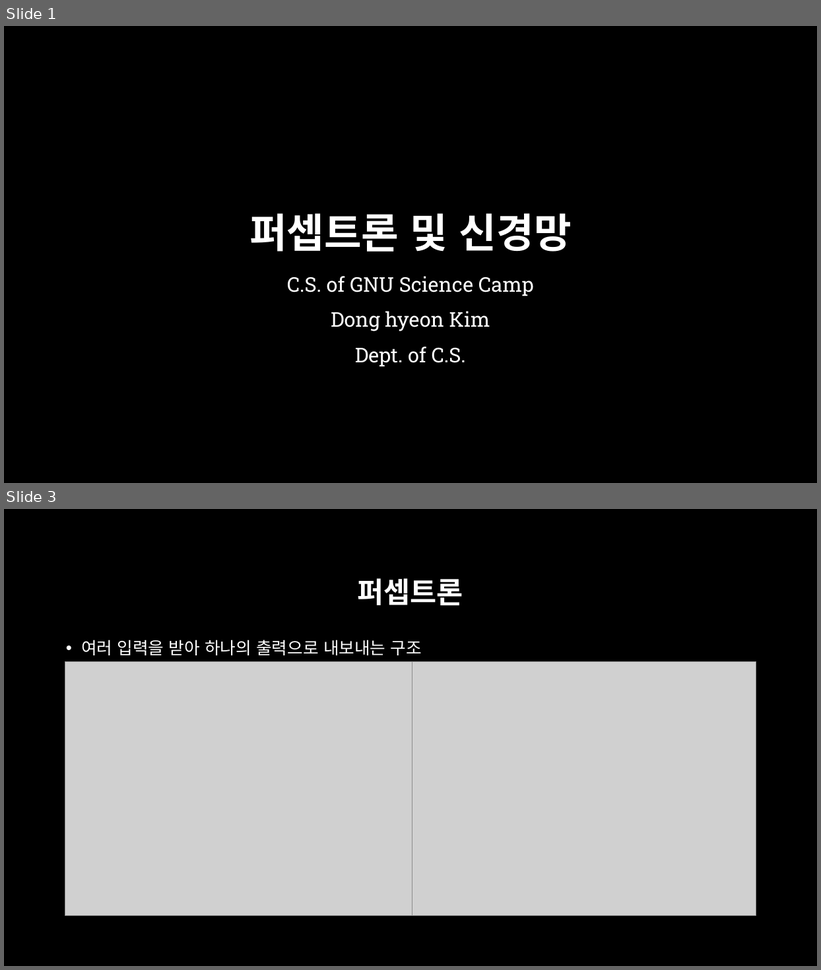
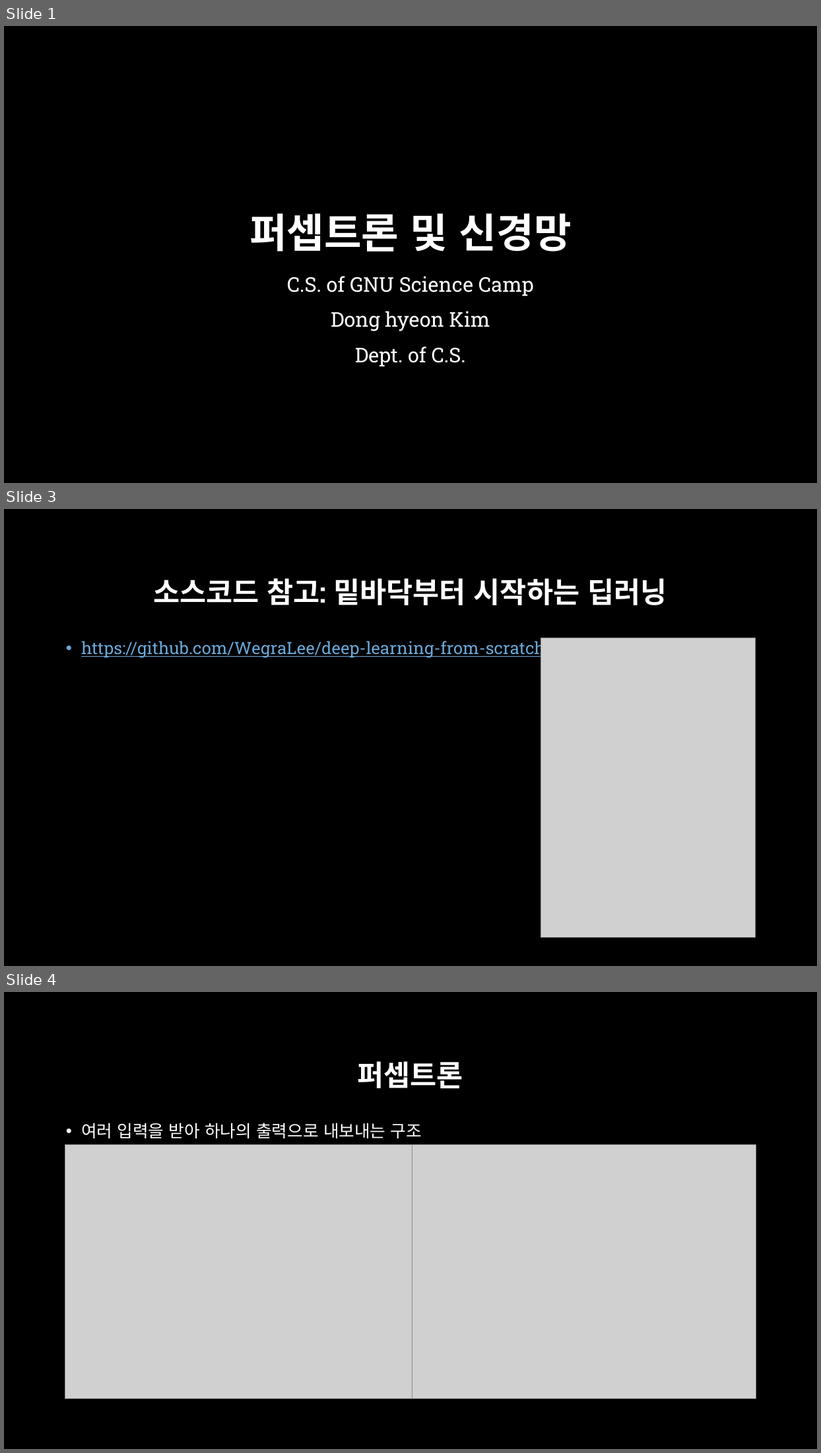
Before and after one commit to across0406/2017-GNU-Science-Camp-of-Computer-Science, a slide deck: ppt/4. 퍼셉트론 및 신경망.pptx. Shown one above the other, each under a label of ours: slides 1 and 3 before the commit, slides 1, 3 and 4 after it; the slides between them are not shown. The pictures are 821x970 and 821x1453 pixels, drawn with LibreOffice and Linux fonts; fonts in the diff are those of the drawing; grey boxes stand for pictures; background and template pictures are left out. Boxes give left, top, right and bottom in pixels: in the first picture for what was removed or moved away, otherwise in the second. Text is boxed around its words. In the diff, an @@ line names an element or a change of style, - is before the commit and + after.

Commit message:
Add some codes from deep learning from scratch

```diff
--- a/ppt/4. 퍼셉트론 및 신경망.pptx
+++ b/ppt/4. 퍼셉트론 및 신경망.pptx
@@ slide 3 added at <box>4,509,817,966</box>, background picture (left out) @@
@@ title added at <box>153,578,667,605</box>, 34 pt, text #FFFFFF, bold @@
+소스코드 참고: 밑바닥부터 시작하는 딥러닝
@@ text added at <box>81,639,545,659</box>, 20 pt, text #6BA9DA, underline @@
+• https://github.com/WegraLee/deep-learning-from-scratch
@@ picture added at <box>541,638,756,938</box> @@
@@ what was slide 3 is now slide 4 @@
```
Also in this commit, not shown: 2 slides changed, 3 other slides added, 20 other files.
